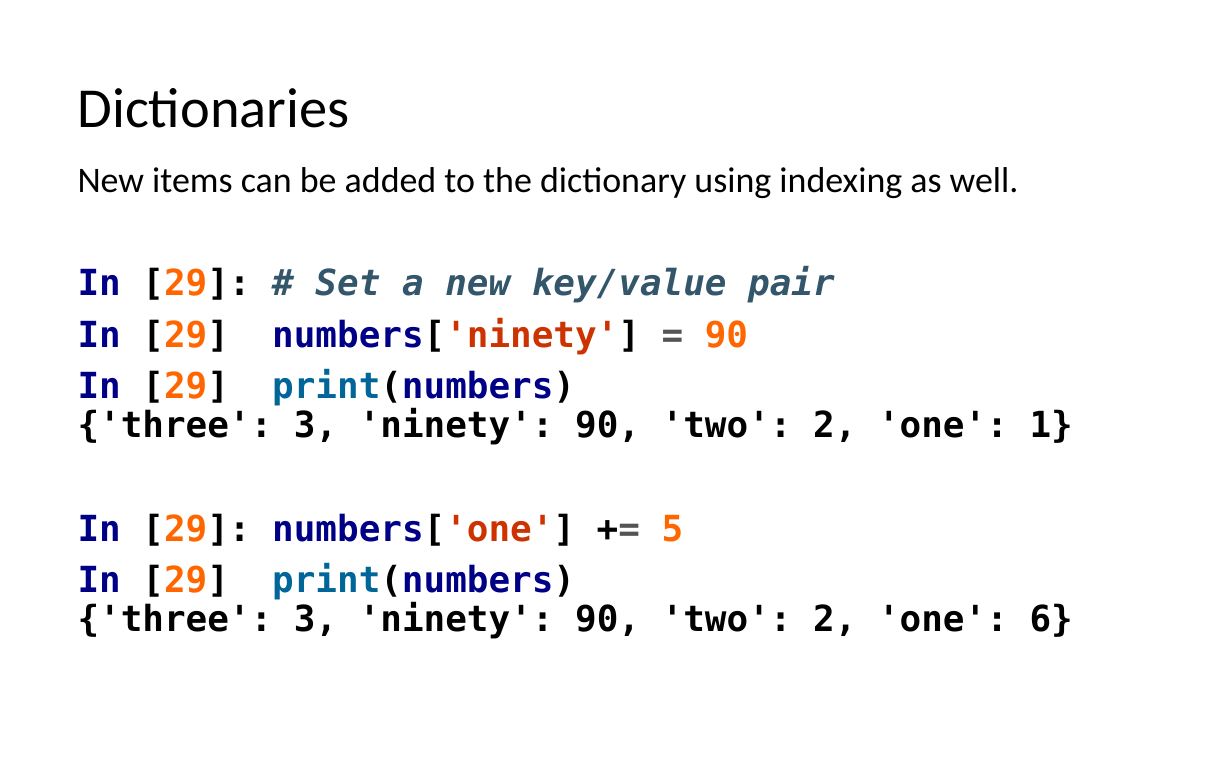
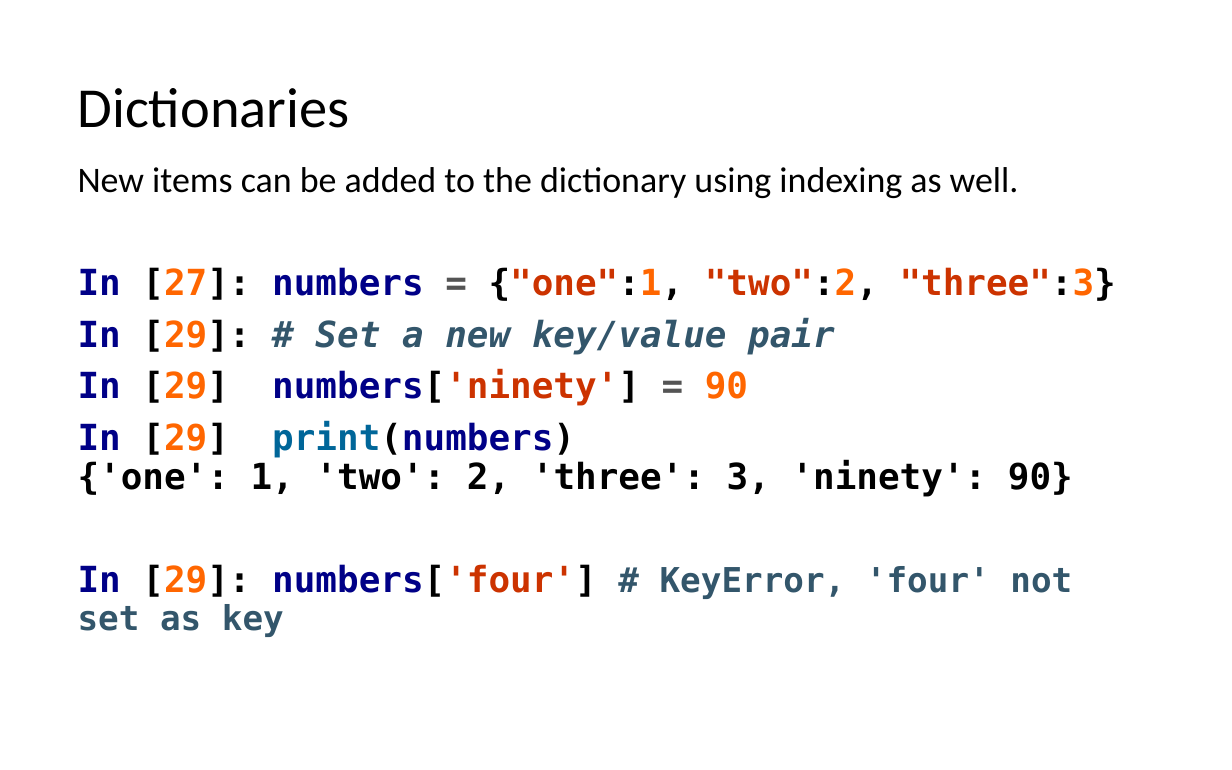
Before and after one commit to LongBaoNguyen/longbaonguyen.github.io, a slide deck: slide 11 of courses/apcsp/lect7.pptx (slide 10 before the commit). Drawn at 1232x770 pixels with LibreOffice and Linux fonts; fonts in the diff are those of the drawing. Boxes give left, top, right and bottom in pixels: in the first picture for what was removed or moved away, otherwise in the second. Text is boxed around its words. In the diff, an @@ line names an element or a change of style, - is before the commit and + after.

```diff
--- a/courses/apcsp/lect7.pptx
+++ b/courses/apcsp/lect7.pptx
@@ text at bbox=[78, 267, 1116, 301]: paragraph added @@
+In [27]: numbers = {"one":1, "two":2, "three":3}
@@ text at bbox=[78, 421, 1073, 637]: text changed @@
-In [29] print(numbers)
-{'three': 3, 'ninety': 90, 'two': 2, 'one': 1}
-In [29]: numbers['one'] += 5
-In [29] print(numbers)
-{'three': 3, 'ninety': 90, 'two': 2, 'one': 6}
+In [29] print(numbers)
+{'one': 1, 'two': 2, 'three': 3, 'ninety': 90}
+In [29]: numbers['four'] # KeyError, 'four' not set as key
```
Also in this commit, not shown: 5 other slides changed, 2 slides added, 4 slides removed, 2 other files.
